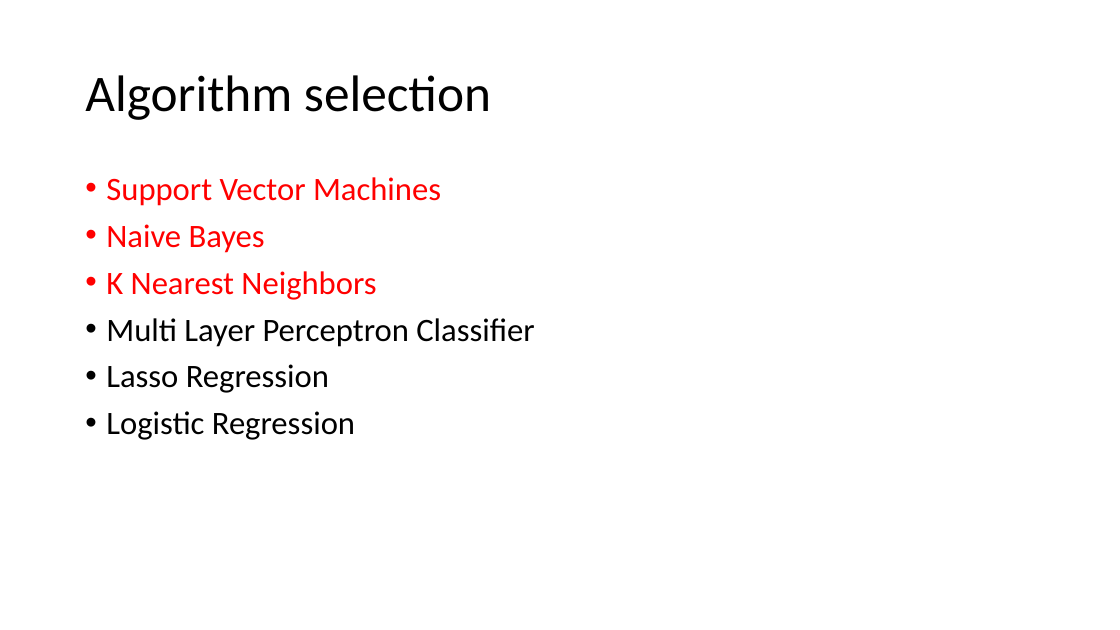
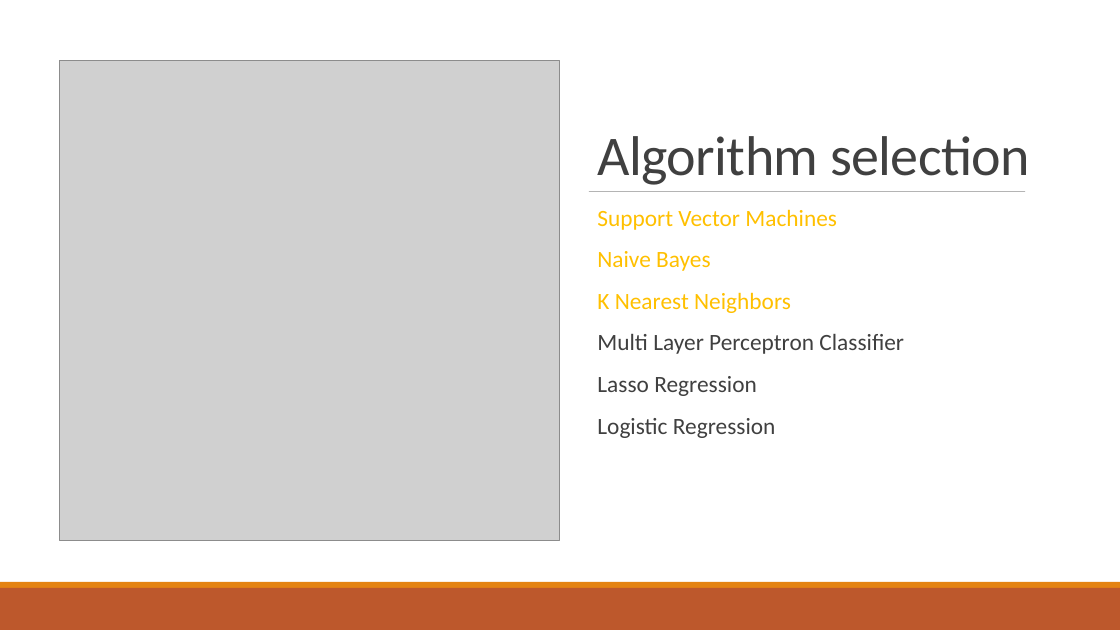
Before and after one commit to suong4554/Machine-Learning-Poly-U, a slide deck: slide 4 of Presentation.pptx. Drawn at 1120x630 pixels with LibreOffice and Linux fonts; fonts in the diff are those of the drawing; grey boxes stand for pictures. Boxes give left, top, right and bottom in pixels: in the first picture for what was removed or moved away, otherwise in the second. Text is boxed around its words. In the diff, an @@ line names an element or a change of style, - is before the commit and + after.

```diff
--- a/Presentation.pptx
+++ b/Presentation.pptx
@@ rectangle added at [0, 0, 1120, 582], fill #FFFFFF @@
@@ title "Algorithm selection": place and size @@
-title "Algorithm selection" at [85, 75, 491, 120]
+title "Algorithm selection" at [597, 136, 1030, 185]
@@ title "Algorithm selection" at [597, 136, 1030, 185]: size 44 to 48 pt, text colour #000000 to #404040, letter spacing 0 to -0.5 pt; line spacing 0.9 to 0.85; vertical alignment middle to bottom @@
@@ picture added at [59, 60, 560, 540] @@
@@ text "Support Vector Machines": place and size @@
-text "Support Vector Machines" at [106, 177, 534, 440]
+text "Support Vector Machines" at [597, 209, 904, 438]
@@ text "Support Vector Machines" at [597, 209, 904, 438]: size 28 to 20 pt; text colour #FF0000 to #FFC000 in "Support Vector Machines", "Naive Bayes", "K Nearest Neighbors"; text colour #000000 to #404040 in "Multi Layer Perceptron Classifier", "Lasso Regression", "Logistic Regression"; bullet • to  ; more space between paragraphs @@
@@ line added from (589, 192) to (1026, 192), #808080 0.5 pt @@
@@ rectangle added at [0, 582, 1120, 588], fill #E48312 @@
@@ rectangle added at [0, 588, 1120, 630], fill #BD582C @@
```
Also in this commit, not shown: 12 other slides changed.
